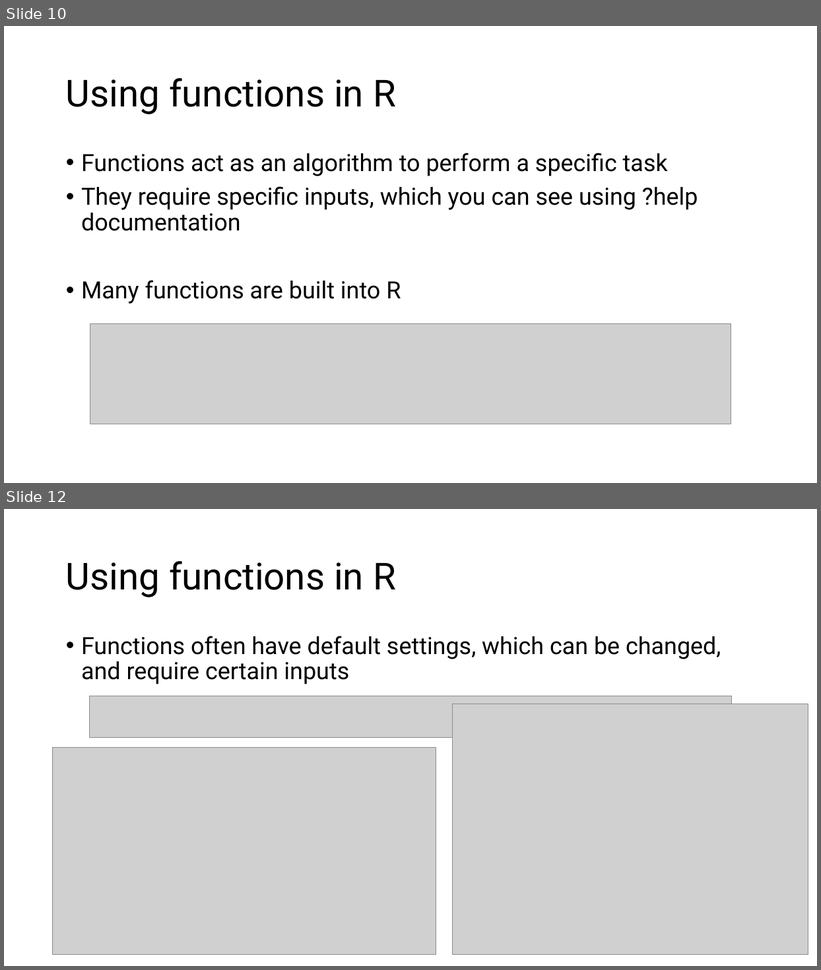
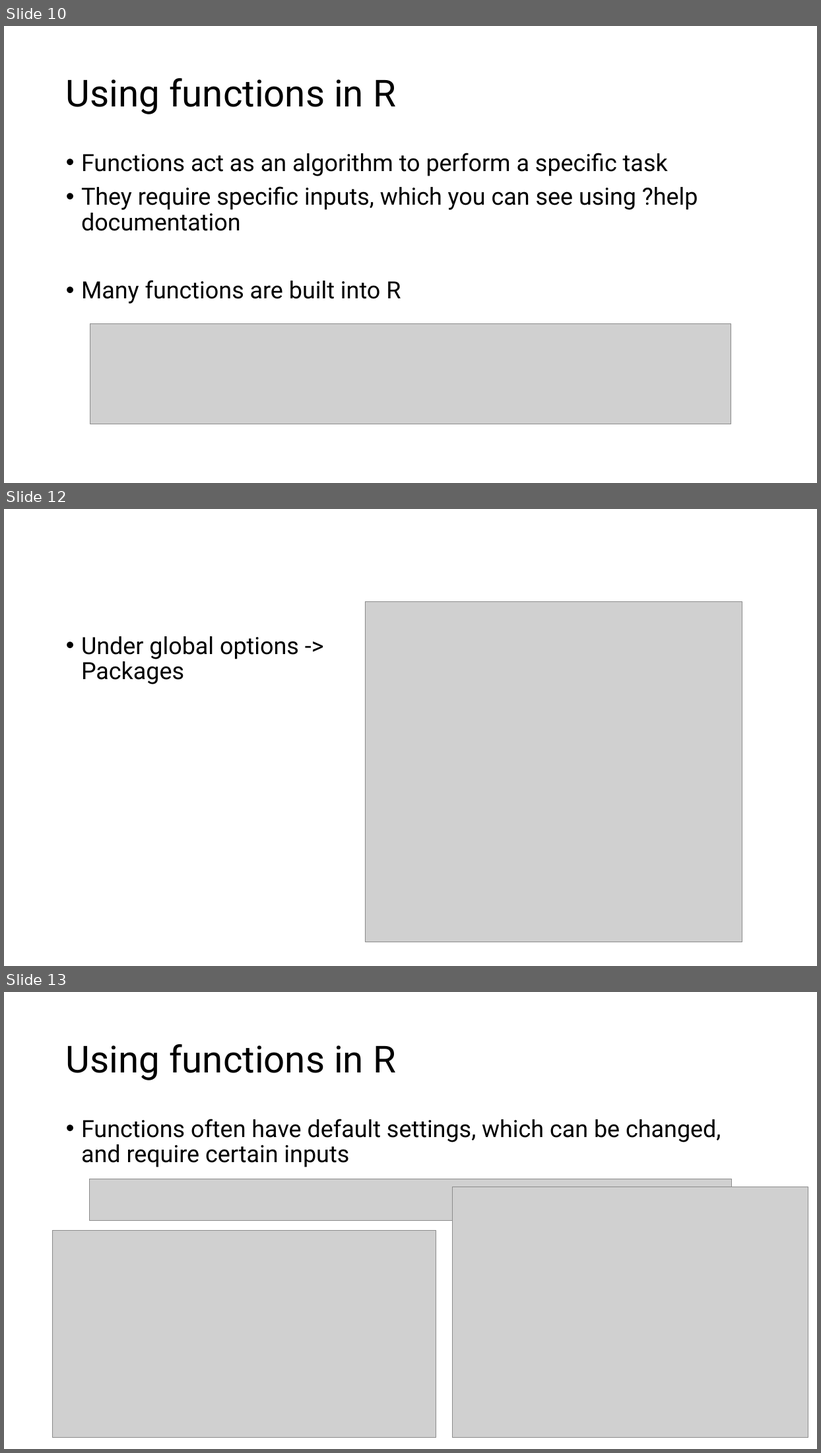
Before and after one commit to wwoelmer/BOPRC_1_R_Fundamentals, a slide deck: Introduction to R Workshop 1.pptx. Shown one above the other, each under a label of ours: slides 10 and 12 before the commit, slides 10, 12 and 13 after it; the slides between them are not shown. The pictures are 821x970 and 821x1453 pixels, drawn with LibreOffice and Linux fonts; fonts in the diff are those of the drawing; grey boxes stand for pictures. Boxes give left, top, right and bottom in pixels: in the first picture for what was removed or moved away, otherwise in the second. Text is boxed around its words. In the diff, an @@ line names an element or a change of style, - is before the commit and + after.

```diff
--- a/Introduction to R Workshop 1.pptx
+++ b/Introduction to R Workshop 1.pptx
@@ slide 12 added at (4,509,817,966), background #FFFFFF @@
@@ picture added at (365,601,743,942) @@
@@ text added at (81,636,299,685), 28 pt, text #000000 @@
+• Under global options -> Packages
@@ what was slide 12 is now slide 13 @@
```
Also in this commit, not shown: 4 slides changed, 1 slide removed.
